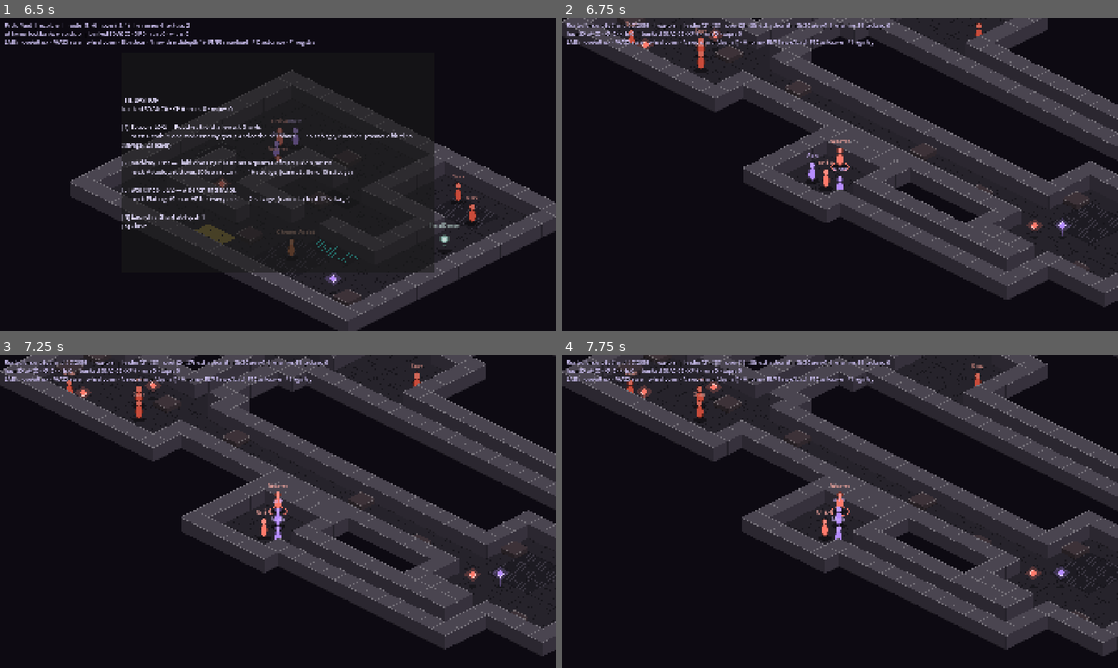
Above: before the commit, frames 1-4 (two rows, left to right).
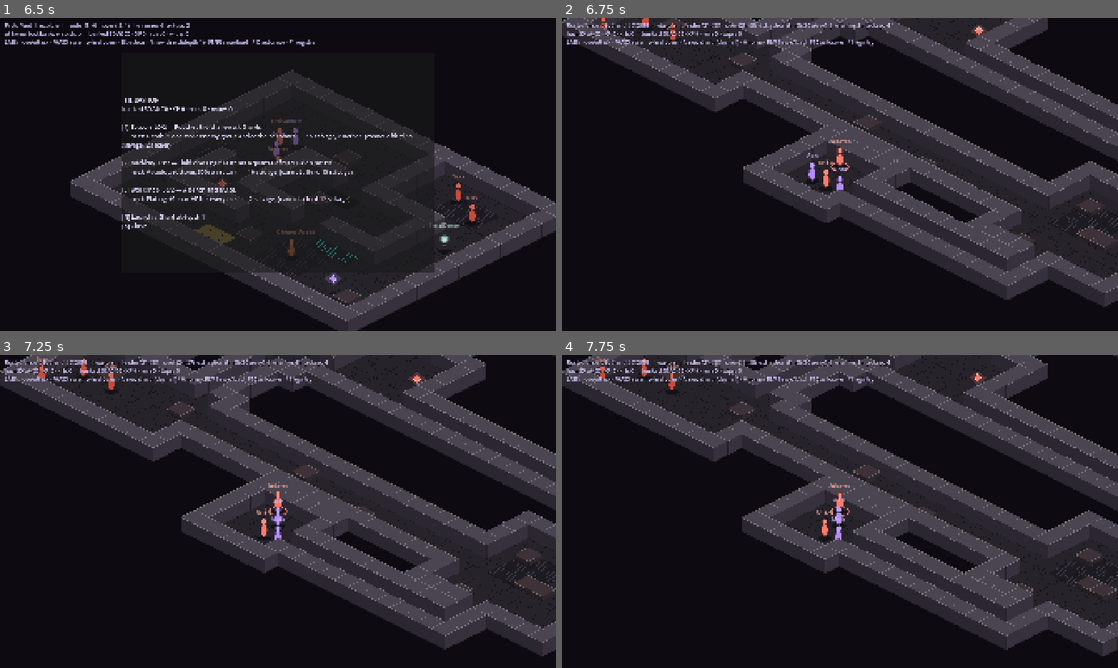
Above: after the commit, the same moments.

Repository: J4KD3N/neon-weave
Game: Godot game, scene res://scenes/main.tscn
Same seed, same stepped clock (60 frames per second), same inputs: the game is played once before the commit and once after it.
Inputs (mouse positions are in pixels of both pictures, inside the frame that each line leads up to):
- Up to frame 1 (6.5 s): tap Enter at 0.5 s; move the mouse to (400, 158) at 0.52 s; hold D (move_right) 0.53-1.28 s; tap 1 (ability_1) at 0.6 s; click (400, 158) at 0.67 s; move the mouse to (166, 190) at 1.27 s; hold S (move_down) 1.28-2.03 s; tap 2 (ability_2) at 1.35 s; move the mouse to (333, 105) at 2.02 s; hold D (move_right) 2.03-2.78 s; tap 3 (ability_3) at 2.1 s; move the mouse to (250, 237) at 2.77 s; hold W (move_up) 2.78-3.53 s; tap 4 (ability_4) at 2.85 s; click (250, 237) at 2.92 s; move the mouse to (444, 221) at 3.52 s; hold B (bastion) 3.53-4.28 s; hold A (move_left) 3.53-5.03 s; move the mouse to (111, 127) at 4.27 s; tap Space (end_turn) at 4.35 s; move the mouse to (305, 174) at 5.02 s; hold S (move_down) 5.03-5.78 s; hold E (extract) 5.03-5.78 s; click (305, 174) at 5.17 s; move the mouse to (194, 96) at 5.77 s; hold D (move_right) from 5.78 s (still down); tap H (go_home) at 5.85 s
- Up to frame 2 (6.75 s): move the mouse to (962, 158) at 6.52 s; release D (move_right) at 6.53 s; hold W (move_up) from 6.53 s (still down); hold N (new_shard) from 6.53 s (still down)
- Up to frame 3 (7.25 s): keep holding W (move_up); keep holding N (new_shard)
- Up to frame 4 (7.75 s): move the mouse to (728, 527) at 7.27 s; release W (move_up) at 7.28 s; release N (new_shard) at 7.28 s; hold D (move_right) from 7.28 s (still down); tap 1 (ability_1) at 7.35 s; click (728, 527) at 7.42 s

Frame 1 is identical in both runs. In frame 2, 1.0% of the frame differs, in the area x 6-100%, y 0-80%; in frame 3, 1.1%, in the area x 6-100%, y 0-85%; in frame 4, 1.1%.

Commit message:
fix(procgen): surface chars count as floor for reachability and placement
Co-Authored-By: Claude Fable 5.1 <noreply@anthropic.com>

Diff:
--- a/src/systems/procgen/shard_generator.gd
+++ b/src/systems/procgen/shard_generator.gd
@@ -28,6 +28,9 @@
 var height: int = 0
 var cells := PackedStringArray()
 var rooms: Array[Rect2i] = []
+## Characters that count as floor for reachability and placement: the base
+## floor and grate plus every surface char a template declares.
+var floor_chars: Dictionary = {FLOOR: true, GRATE: true}
 
 
 ## `depth` (Beacon level) adds depth-1 enemy groups and pickups.
@@ -44,6 +47,7 @@
 	cells.resize(width * height)
 	cells.fill(WALL)
 	rooms.clear()
+	floor_chars = {FLOOR: true, GRATE: true}
 
 	_place_rooms(template.get("rooms", {}))
 	for r: Rect2i in rooms:
@@ -197,7 +201,7 @@
 		for x: int in range(1, width - 1):
 			var p := Vector2i(x, y)
 			var ch := _cell_at(p)
-			if ch != FLOOR and ch != GRATE:
+			if not floor_chars.has(ch):
 				continue
 			if rng.randf() >= density:
 				continue
@@ -287,7 +291,7 @@
 		for y: int in height:
 			for x: int in width:
 				var p := Vector2i(x, y)
-				if _cell_at(p) == FLOOR and dist[_idx(p)] > best_d:
+				if floor_chars.has(_cell_at(p)) and dist[_idx(p)] > best_d:
 					best_d = dist[_idx(p)]
 					far = p
 		return far
@@ -301,7 +305,7 @@
 		for x: int in range(room.position.x, room.end.x):
 			var p := Vector2i(x, y)
 			var ch := _cell_at(p)
-			if (ch == FLOOR or ch == GRATE) and dist[_idx(p)] >= 0:
+			if floor_chars.has(ch) and dist[_idx(p)] >= 0:
 				var l := (p - center).length_squared()
 				if l < best_len:
 					best_len = l
@@ -326,7 +330,7 @@
 			for x: int in range(room.position.x, room.end.x):
 				var p := Vector2i(x, y)
 				var ch := _cell_at(p)
-				if (ch == FLOOR or ch == GRATE) and dist[_idx(p)] >= 0 and not taken.has(p) \
+				if floor_chars.has(ch) and dist[_idx(p)] >= 0 and not taken.has(p) \
 						and _distance_to_any(p, spawns) >= min_dist:
 					candidates.append(p)
 		var n := rng.randi_range(int(size_range[0]), int(size_range[1]))
@@ -360,7 +364,7 @@
 			for x: int in range(room.position.x, room.end.x):
 				var p := Vector2i(x, y)
 				var ch := _cell_at(p)
-				if (ch == FLOOR or ch == GRATE) and dist[_idx(p)] >= 0 and not used.has(p):
+				if floor_chars.has(ch) and dist[_idx(p)] >= 0 and not used.has(p):
 					candidates.append(p)
 		if candidates.is_empty():
 			continue
@@ -437,7 +441,7 @@
 
 func _walkable(p: Vector2i) -> bool:
 	var ch := _cell_at(p)
-	return ch == FLOOR or ch == GRATE or ch == SPAWN or ch == EXIT
+	return ch == SPAWN or ch == EXIT or floor_chars.has(ch)
 
 
 ## Surface patches (mana pools, conduits, biogrowth, catwalks) carved into
@@ -449,7 +453,9 @@
 	if pool.is_empty() or rooms.is_empty():
 		return legend
 	for e: Dictionary in pool:
-		legend[String(e.get("char", "?"))] = String(e.get("tile", ""))
+		var c := String(e.get("char", "?"))
+		legend[c] = String(e.get("tile", ""))
+		floor_chars[c] = true
 	var patches := _pick(spec.get("patches", [2, 4]))
 	for _i: int in patches:
 		var e: Dictionary = pool[_weighted_index(pool)]
@@ -462,7 +468,7 @@
 		for yy: int in range(y, mini(y + h, r.end.y)):
 			for xx: int in range(x, mini(x + w, r.end.x)):
 				var p := Vector2i(xx, yy)
-				if _cell_at(p) == FLOOR or _cell_at(p) == GRATE:
+				if floor_chars.has(_cell_at(p)):
 					_put(p, ch)
 	return legend
 
